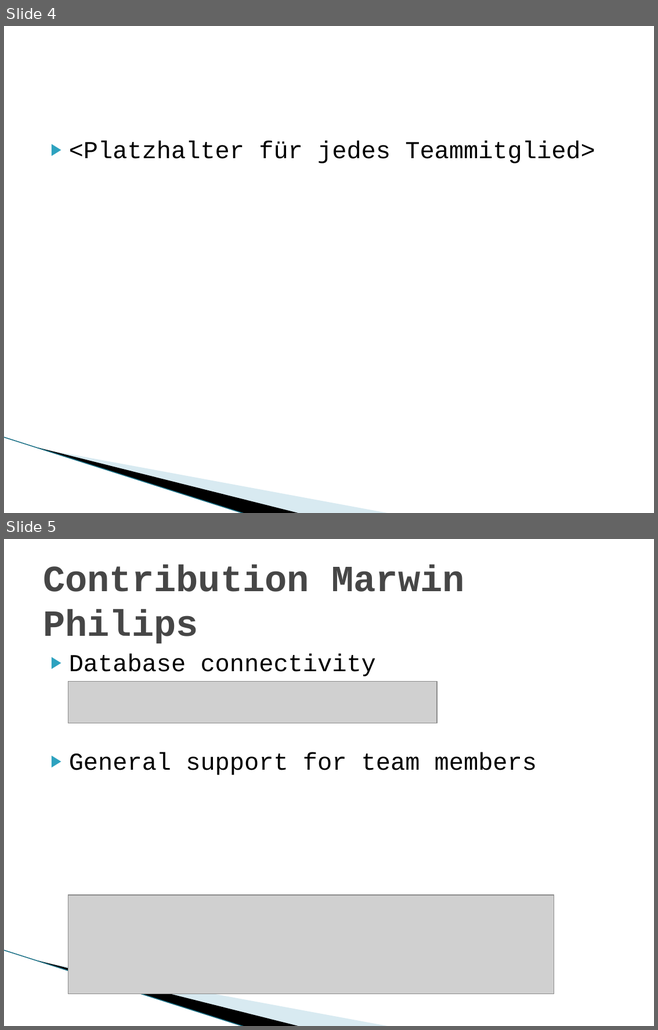
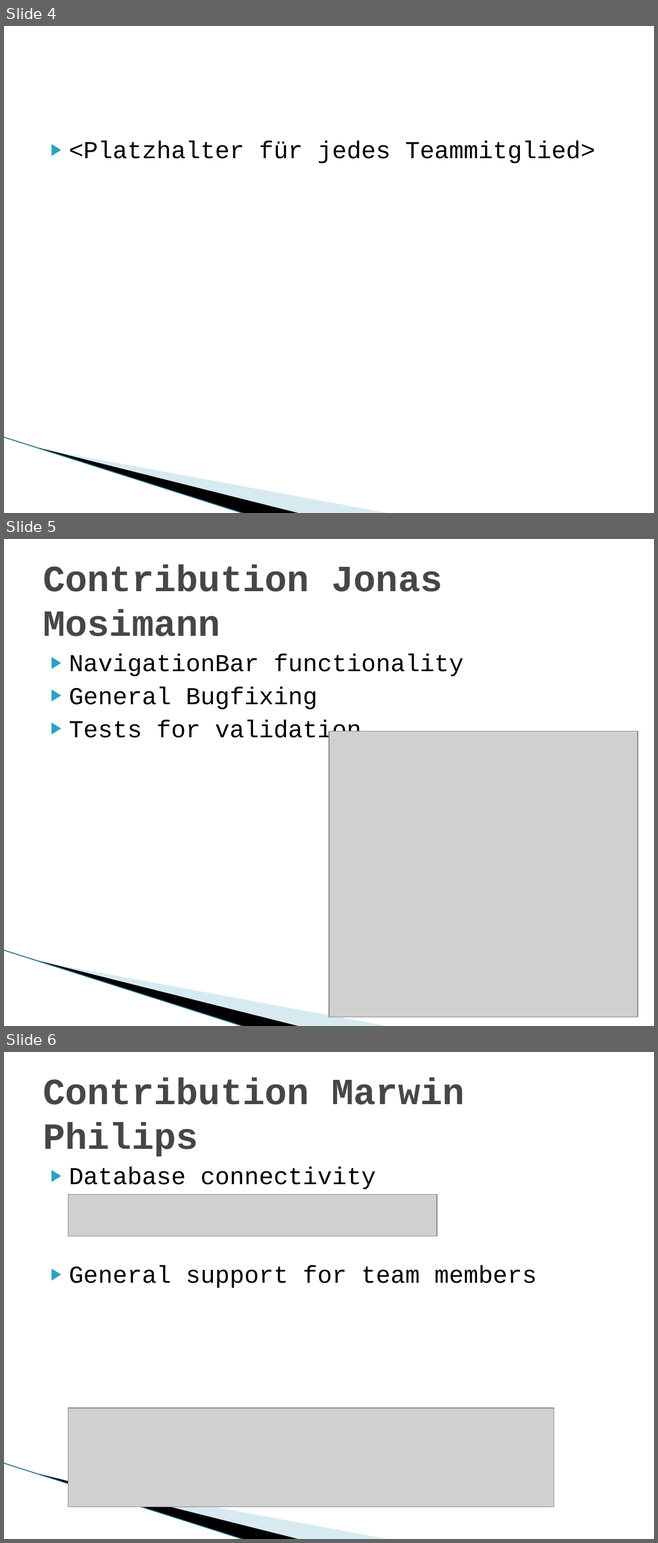
Before and after one commit to MarwinPhilips/ch.bfh.btx8081.w2015.schwarz, a slide deck: Documents/Task 14/Task 14.pptx. Shown one above the other, each under a label of ours: slides 4 and 5 before the commit, slides 4, 5 and 6 after it. The pictures are 658x1030 and 658x1543 pixels, drawn with LibreOffice and Linux fonts; fonts in the diff are those of the drawing; grey boxes stand for pictures; background and template pictures are left out. Boxes give left, top, right and bottom in pixels: in the first picture for what was removed or moved away, otherwise in the second. Text is boxed around its words. In the diff, an @@ line names an element or a change of style, - is before the commit and + after.

Commit message:
added slide

```diff
--- a/Documents/Task 14/Task 14.pptx
+++ b/Documents/Task 14/Task 14.pptx
@@ slide 5 added at (x1=4, y1=539, x2=654, y2=1026), background #FFFFFF; not listed: 3 template elements that a slide beside it also shows @@
@@ title added at (x1=43, y1=565, x2=442, y2=636), 41 pt, text #464646, bold @@
+Contribution Jonas Mosimann
@@ text added at (x1=69, y1=654, x2=464, y2=744), 27 pt, text #000000 @@
+▶ NavigationBar functionality
+▶ General Bugfixing
+▶ Tests for validation
@@ picture added at (x1=329, y1=732, x2=637, y2=1017) @@
@@ what was slide 5 is now slide 6 @@
```
